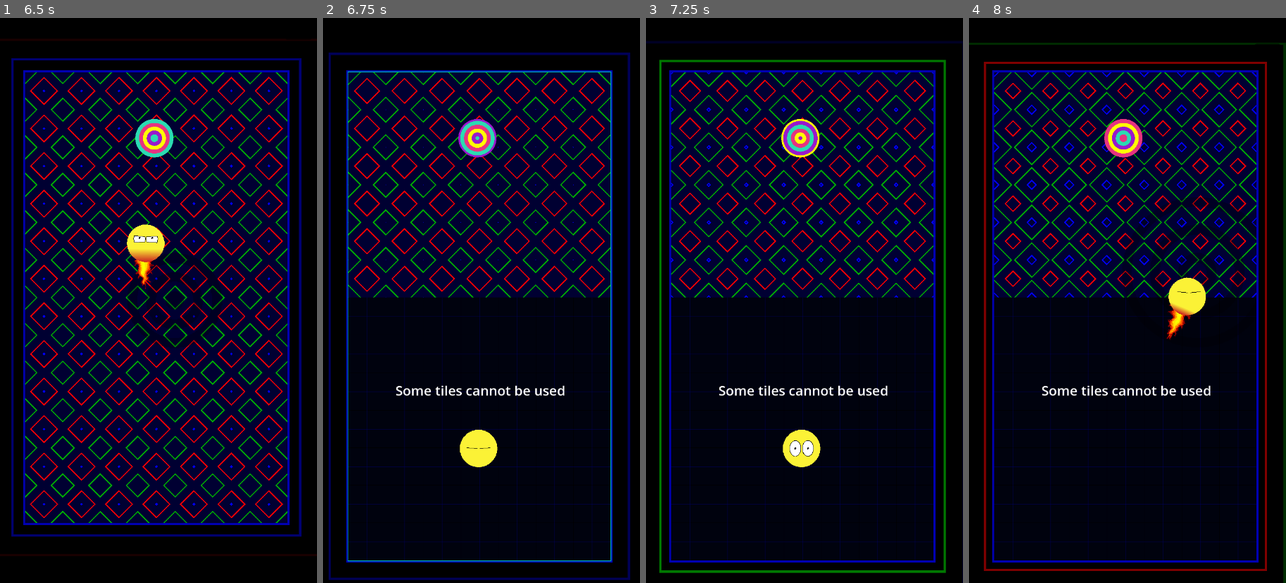
Above: before the commit, frames 1-4 (left to right).
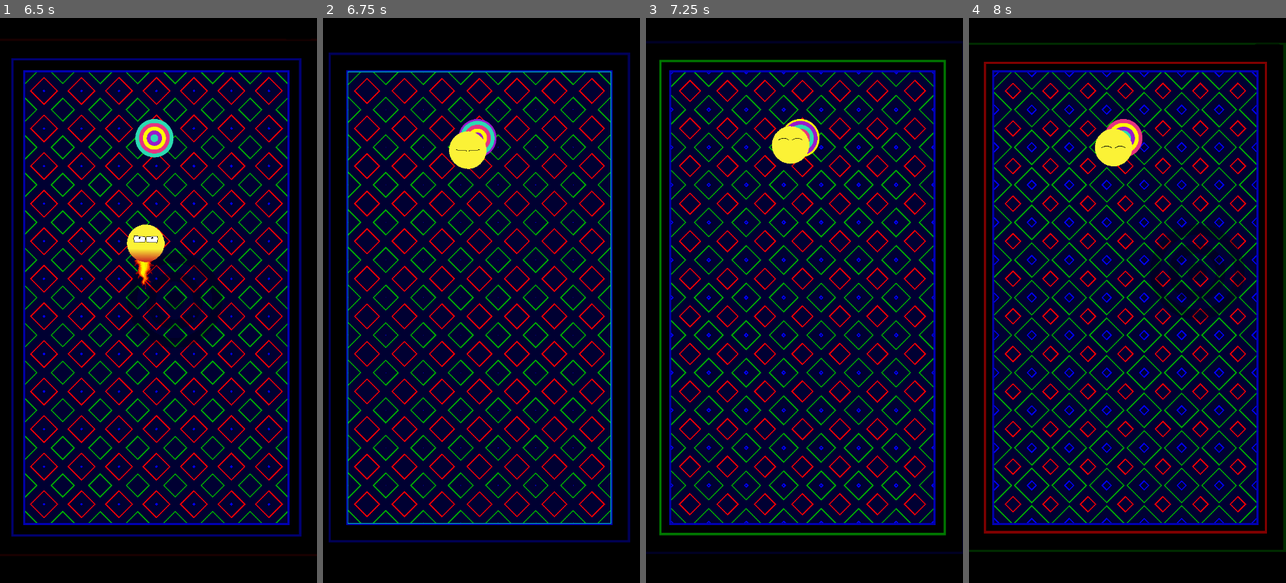
Above: after the commit, the same moments.

Repository: MisinformedOwl/GravityBlitz
Game: Godot game, scene res://UI/Main Menu.tscn
The game is run twice, just before and just after one commit, with the same random seed, the same clock (stepped at 60 frames per second) and the same inputs.
Inputs (mouse positions are in pixels of both pictures, inside the frame that each line leads up to):
- Up to frame 1 (6.5 s): click "CONTINUE" at 0.5 s; move the mouse to (228, 272) at 1.27 s; press the mouse at (228, 272) at 1.28 s; move the mouse to (95, 328) at 2.02 s; release the mouse at (95, 328) at 2.03 s; click (95, 328) at 2.1 s; move the mouse to (190, 176) at 2.77 s; press the mouse at (190, 176) at 2.78 s; move the mouse to (142, 413) at 3.52 s; release the mouse at (142, 413) at 3.53 s; click (142, 413) at 3.6 s; move the mouse to (253, 385) at 4.27 s; press the mouse at (253, 385) at 4.28 s; move the mouse to (63, 215) at 5.02 s; release the mouse at (63, 215) at 5.03 s; click (63, 215) at 5.1 s; move the mouse to (174, 300) at 5.77 s; press the mouse at (174, 300) at 5.78 s
- Up to frame 2 (6.75 s): move the mouse to (433, 159) at 6.52 s; release the mouse at (433, 159) at 6.53 s; click (433, 159) at 6.6 s
- Up to frame 3 (7.25 s): no input
- Up to frame 4 (8 s): move the mouse to (1197, 272) at 7.27 s; press the mouse at (1197, 272) at 7.28 s

Frame 1 is identical in both runs. In frame 2, 34% of the frame differs, in the area x 1-97%, y 20-100%; in frame 3, 34%; in frame 4, 35%, in the area x 0-100%, y 19-100%.

Commit message:
Added animation for reaching the goal. also touched up some of the past animations so that the sprite fx doesn't apply during the animation. Also had to change up how goal being reached is recognised so that it goes through player before the map functionality script.

Diff:
--- a/Levels/Level 1.tscn
+++ b/Levels/Level 1.tscn
@@ -13,3 +13,5 @@
 
 [node name="Wall" parent="." index="3"]
 layer_0/tile_data = PackedInt32Array(1, 65536, 0, 2, 65536, 0, 3, 65536, 0, 4, 65536, 0, 5, 65536, 0, 6, 65536, 0, 7, 6 …(584 unchanged characters)…
+
+[editable path="UI Layer/Pause Menu"]
--- a/MapFunctionality.gd
+++ b/MapFunctionality.gd
@@ -30,12 +30,12 @@
 				var goalPointer = goalPointerLoader.instantiate()
 				goalPointer.goal = child
 				add_child(goalPointer)
-			child.connect("body_entered", _goal_reached)
 			goals.append(child)
 		elif child.has_signal("updateWorld"):
 			child.connect("updateWorld", _worldUpdated)
 	player.connect("death", _playerDeath)
 	player.connect("playerDying", _playerDying)
+	player.connect("goalReached", _goal_reached)
 
 func getGoals():
 	return goals
@@ -74,7 +74,7 @@
 			camera.set_physics_process(false)
 		playerDying = true
 
-func _goal_reached(_body):
+func _goal_reached():
 	var nextLevel : String = "res://Levels/Level {0}.tscn".format([LevelNum+1])
 	if FileAccess.file_exists(nextLevel):
 		get_tree().change_scene_to_file(nextLevel)
@@ -90,7 +90,6 @@
 func reload():
 	get_tree().reload_current_scene()
 
-
 func _on_texture_button_pressed():
 	get_tree().paused = true
 	pause_menu.visible = true
--- a/Mechanics and Assets/Goal.gd
+++ b/Mechanics and Assets/Goal.gd
@@ -1 +1,6 @@
 extends Area2D
+
+
+func _on_body_entered(body):
+	if body.name == "Player":
+		body.goalHit()
--- a/Mechanics and Assets/Goal.tscn
+++ b/Mechanics and Assets/Goal.tscn
@@ -27,3 +27,5 @@
 
 [node name="Collision" type="CollisionShape2D" parent="."]
 shape = SubResource("CircleShape2D_4yvex")
+
+[connection signal="body_entered" from="." to="." method="_on_body_entered"]
--- a/Mechanics and Assets/Player.tscn
+++ b/Mechanics and Assets/Player.tscn
@@ -10,6 +10,7 @@
 [ext_resource type="Script" path="res://Mechanics and Assets/EyeAnimations.gd" id="6_7cg6d"]
 [ext_resource type="Texture2D" uid="uid://bc0pd3eoheqgs" path="res://TempFiles/eyes fear.png" id="7_g3ati"]
 [ext_resource type="Script" path="res://Mechanics and Assets/Eyeballs.gd" id="7_ry5qw"]
+[ext_resource type="Texture2D" uid="uid://ct0cxua2cqsny" path="res://TempFiles/Smile.png" id="9_4rd4p"]
 [ext_resource type="Texture2D" uid="uid://sviuhnvwbqs5" path="res://TempFiles/Eyeballs Larger.png" id="12_nduni"]
 
 [sub_resource type="CircleShape2D" id="CircleShape2D_bxhcm"]
@@ -102,6 +103,18 @@
 "update": 0,
 "values": [Vector2(0, 0), Vector2(0, 600)]
 }
+tracks/7/type = "value"
+tracks/7/imported = false
+tracks/7/enabled = true
+tracks/7/path = NodePath("Sprite:animation")
+tracks/7/interp = 0
+tracks/7/loop_wrap = true
+tracks/7/keys = {
+"times": PackedFloat32Array(0),
+"transitions": PackedFloat32Array(1),
+"update": 1,
+"values": [&"default"]
+}
 
 [sub_resource type="Animation" id="Animation_w05mf"]
 resource_name = "blackholeDeath"
@@ -122,11 +135,88 @@
 [sub_resource type="Animation" id="Animation_m11gg"]
 resource_name = "laserDeath"
 length = 2.0
+tracks/0/type = "value"
+tracks/0/imported = false
+tracks/0/enabled = true
+tracks/0/path = NodePath("Sprite:animation")
+tracks/0/interp = 1
+tracks/0/loop_wrap = true
+tracks/0/keys = {
+"times": PackedFloat32Array(0),
+"transitions": PackedFloat32Array(1),
+"update": 1,
+"values": [&"default"]
+}
+
+[sub_resource type="Animation" id="Animation_jgml4"]
+resource_name = "goalHit"
+length = 2.0
+tracks/0/type = "value"
+tracks/0/imported = false
+tracks/0/enabled = true
+tracks/0/path = NodePath("Eyes:animation")
+tracks/0/interp = 0
+tracks/0/loop_wrap = true
+tracks/0/keys = {
+"times": PackedFloat32Array(0, 0.1, 2),
+"transitions": PackedFloat32Array(1, 1, 1),
+"update": 1,
+"values": [&"Blink", &"Happy", &"Happy"]
+}
+tracks/1/type = "value"
+tracks/1/imported = false
+tracks/1/enabled = true
+tracks/1/path = NodePath("Eyes/Eyeball:visible")
+tracks/1/interp = 1
+tracks/1/loop_wrap = true
+tracks/1/keys = {
+"times": PackedFloat32Array(0),
+"transitions": PackedFloat32Array(1),
+"update": 1,
+"values": [false]
+}
+tracks/2/type = "value"
+tracks/2/imported = false
+tracks/2/enabled = true
+tracks/2/path = NodePath("Eyes:position")
+tracks/2/interp = 2
+tracks/2/loop_wrap = true
+tracks/2/keys = {
+"times": PackedFloat32Array(0, 0.3, 0.6, 0.9, 1.2),
+"transitions": PackedFloat32Array(1.03526, 2, 1, 2, 1),
+"update": 0,
+"values": [Vector2(0, 0), Vector2(0, -60), Vector2(0, 0), Vector2(0, -80), Vector2(0, 7.45058e-07)]
+}
+tracks/3/type = "value"
+tracks/3/imported = false
+tracks/3/enabled = true
+tracks/3/path = NodePath("Sprite:position")
+tracks/3/interp = 2
+tracks/3/loop_wrap = true
+tracks/3/keys = {
+"times": PackedFloat32Array(0, 0.3, 0.6, 0.9, 1.2),
+"transitions": PackedFloat32Array(0.406126, 1, 0.406126, 1, 1),
+"update": 0,
+"values": [Vector2(0, 0), Vector2(0, -50), Vector2(0, 0), Vector2(0, -60), Vector2(0, 0)]
+}
+tracks/4/type = "value"
+tracks/4/imported = false
+tracks/4/enabled = true
+tracks/4/path = NodePath("Sprite:animation")
+tracks/4/interp = 0
+tracks/4/loop_wrap = true
+tracks/4/keys = {
+"times": PackedFloat32Array(0, 2),
+"transitions": PackedFloat32Array(1, 1),
+"update": 1,
+"values": [&"default", &"default"]
+}
 
 [sub_resource type="AnimationLibrary" id="AnimationLibrary_m3xdx"]
 _data = {
 "Pitfall Death": SubResource("Animation_pdf86"),
 "blackholeDeath": SubResource("Animation_w05mf"),
+"goalHit": SubResource("Animation_jgml4"),
 "laserDeath": SubResource("Animation_m11gg")
 }
 
@@ -224,6 +314,10 @@
 atlas = ExtResource("7_g3ati")
 region = Rect2(0, 0, 276, 204)
 
+[sub_resource type="AtlasTexture" id="AtlasTexture_acyuq"]
+atlas = ExtResource("9_4rd4p")
+region = Rect2(0, 0, 276, 204)
+
 [sub_resource type="AtlasTexture" id="AtlasTexture_6stir"]
 atlas = ExtResource("4_17bf6")
 region = Rect2(0, 0, 276, 204)
@@ -264,6 +358,14 @@
 }],
 "loop": true,
 "name": &"Fear",
+"speed": 5.0
+}, {
+"frames": [{
+"duration": 1.0,
+"texture": SubResource("AtlasTexture_acyuq")
+}],
+"loop": true,
+"name": &"Happy",
 "speed": 5.0
 }, {
 "frames": [{
--- a/Player.gd
+++ b/Player.gd
@@ -12,6 +12,7 @@
 signal death
 signal movedATile
 signal playerDying(String)
+signal goalReached
 
 var dying             : bool = false
 var currSpeed         : float
@@ -133,8 +134,16 @@
 	else:
 		sprite.play("default")
 
-func _on_animation_player_animation_finished(_anim_name):
-	dead()
+func goalHit():
+	lockdownAnims()
+	dying = true
+	animation.play("goalHit")
+
+func _on_animation_player_animation_finished(anim_name):
+	if anim_name == "goalHit":
+		goalReached.emit()
+	else:
+		dead()
 
 func _on_sprite_animation_finished():
 	if sprite.animation == "Heatup":
--- a/project.godot
+++ b/project.godot
@@ -21,6 +21,7 @@
 window/size/viewport_height=1280
 window/stretch/mode="viewport"
 window/stretch/aspect="expand"
+window/handheld/orientation=1
 
 [input]
 
@@ -29,6 +30,10 @@
 "events": [Object(InputEventMouseButton,"resource_local_to_scene":false,"resource_name":"","device":-1,"window_id":0,"a …(253 unchanged characters)…
 ]
 }
+
+[input_devices]
+
+pointing/emulate_touch_from_mouse=true
 
 [layer_names]
 
@@ -40,3 +45,4 @@
 [rendering]
 
 renderer/rendering_method="mobile"
+textures/vram_compression/import_etc2_astc=true
Not shown: 1 places in Mechanics and Assets/Player.tscn that only renumber resources
Binary file added: TempFiles/Smile.png
Not shown, added: TempFiles/Smile.png.import
Not shown, added: export_presets.cfg
Not shown, added: export/Gravity.apk
Not shown, added: export/Gravity.apk.idsig
